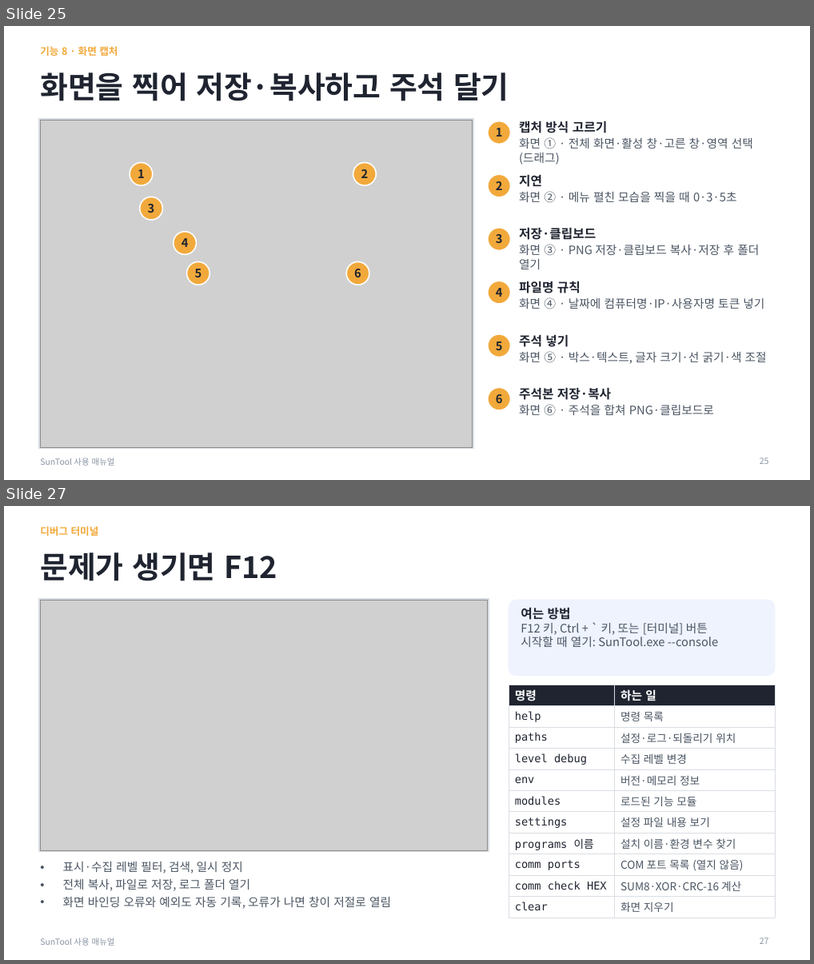
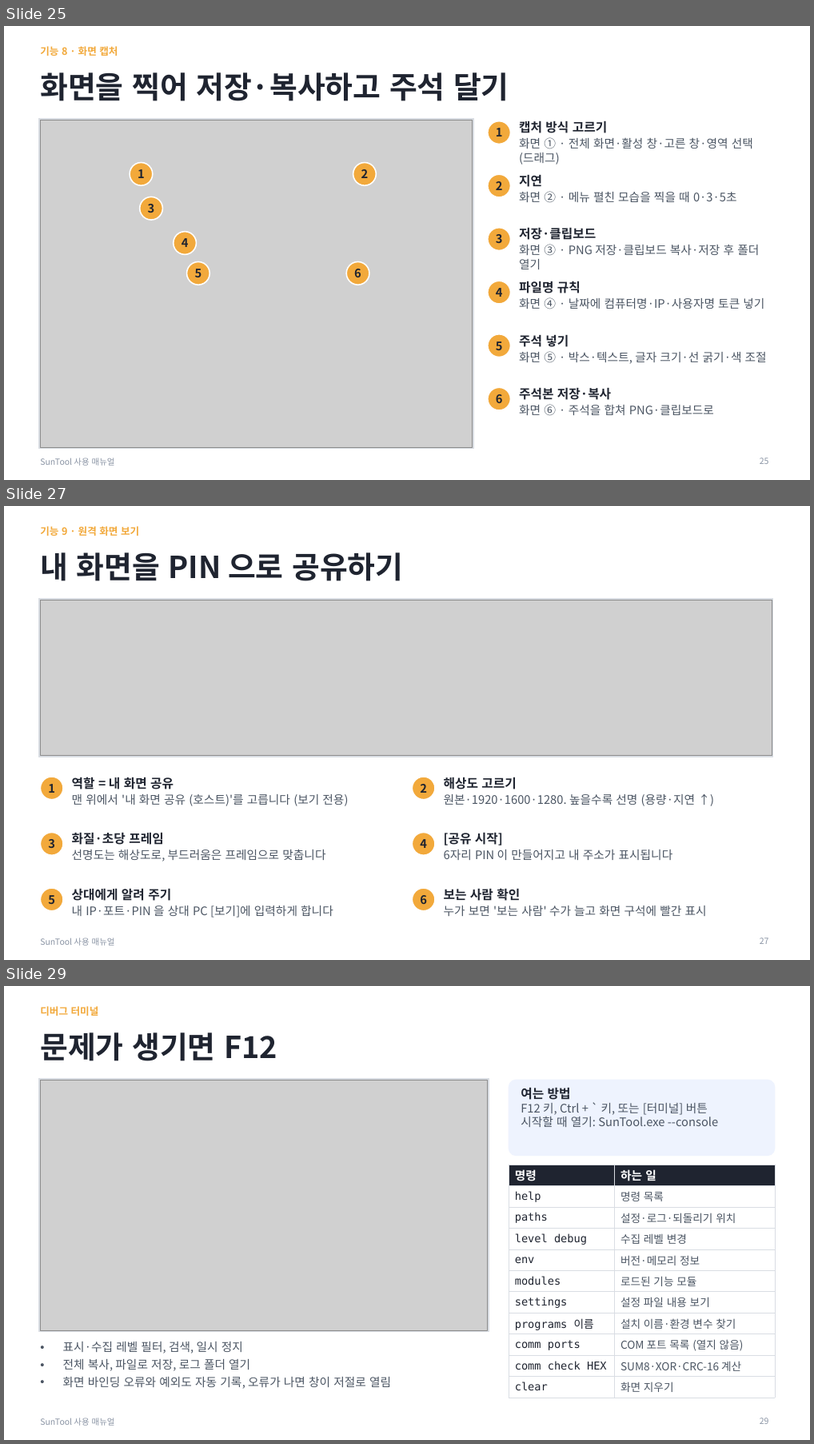
Before and after one commit to MiniSG/SunTool, a slide deck: docs/SunTool-Manual.pptx. Shown one above the other, each under a label of ours: slides 25 and 27 before the commit, slides 25, 27 and 29 after it; the slides between them are not shown. The pictures are 814x964 and 814x1444 pixels, drawn with LibreOffice and Linux fonts; fonts in the diff are those of the drawing; grey boxes stand for pictures. Boxes give left, top, right and bottom in pixels: in the first picture for what was removed or moved away, otherwise in the second. Text is boxed around its words. In the diff, an @@ line names an element or a change of style, - is before the commit and + after.

```diff
--- a/docs/SunTool-Manual.pptx
+++ b/docs/SunTool-Manual.pptx
@@ slide 27 added at (4, 506, 810, 960), background #FFFFFF; not listed: 1 template element that a slide beside it also shows @@
@@ text added at (40, 526, 139, 536), 12 pt, text #F2A93B, bold @@
+기능 9 · 원격 화면 보기
@@ title added at (40, 552, 403, 581), 36 pt, text #1F2430, bold @@
+내 화면을 PIN 으로 공유하기
@@ rectangle added at (39, 599, 774, 756), fill #D9DDE3, outline #D9DDE3 1 pt @@
@@ picture added at (40, 600, 772, 756) @@
@@ ellipse added at (40, 776, 63, 800), fill #F2A93B, outline #FFFFFF 1.5 pt @@
@@ text added at (48, 784, 55, 792), 14 pt, text #1F2430, bold @@
+1
@@ text added at (72, 776, 348, 806), 14 pt, text #4B5563 @@
+역할 = 내 화면 공유
+맨 위에서 '내 화면 공유 (호스트)'를 고릅니다 (보기 전용)
@@ ellipse added at (412, 776, 435, 800), fill #F2A93B, outline #FFFFFF 1.5 pt @@
@@ text added at (420, 784, 427, 792), 14 pt, text #1F2430, bold @@
+2
@@ text added at (444, 776, 695, 806), 14 pt, text #4B5563 @@
+해상도 고르기
+원본·1920·1600·1280. 높을수록 선명 (용량·지연 ↑)
@@ ellipse added at (40, 832, 63, 855), fill #F2A93B, outline #FFFFFF 1.5 pt @@
@@ text added at (48, 839, 55, 848), 14 pt, text #1F2430, bold @@
+3
@@ text added at (72, 832, 326, 861), 14 pt, text #4B5563 @@
+화질·초당 프레임
+선명도는 해상도로, 부드러움은 프레임으로 맞춥니다
@@ ellipse added at (412, 832, 435, 855), fill #F2A93B, outline #FFFFFF 1.5 pt @@
@@ text added at (420, 839, 427, 848), 14 pt, text #1F2430, bold @@
+4
@@ text added at (444, 832, 674, 860), 14 pt, text #4B5563 @@
+[공유 시작]
+6자리 PIN 이 만들어지고 내 주소가 표시됩니다
@@ ellipse added at (40, 888, 63, 911), fill #F2A93B, outline #FFFFFF 1.5 pt @@
@@ text added at (72, 888, 334, 917), 14 pt, text #4B5563 @@
+상대에게 알려 주기
+내 IP·포트·PIN 을 상대 PC [보기]에 입력하게 합니다
@@ ellipse added at (412, 888, 435, 911), fill #F2A93B, outline #FFFFFF 1.5 pt @@
@@ text added at (444, 888, 707, 916), 14 pt, text #4B5563 @@
+보는 사람 확인
+누가 보면 '보는 사람' 수가 늘고 화면 구석에 빨간 표시
@@ text added at (48, 895, 55, 904), 14 pt, text #1F2430, bold @@
+5
@@ text added at (420, 895, 427, 904), 14 pt, text #1F2430, bold @@
+6
@@ page number added at (760, 937, 770, 944), 10 pt, text #8B95A5 @@
+27
@@ what was slide 27 is now slide 29 @@
@@ page number at (760, 1417, 770, 1424): text changed @@
-27
+29
```
Also in this commit, not shown: 13 slides changed, 1 other slide added, 27 other files.
